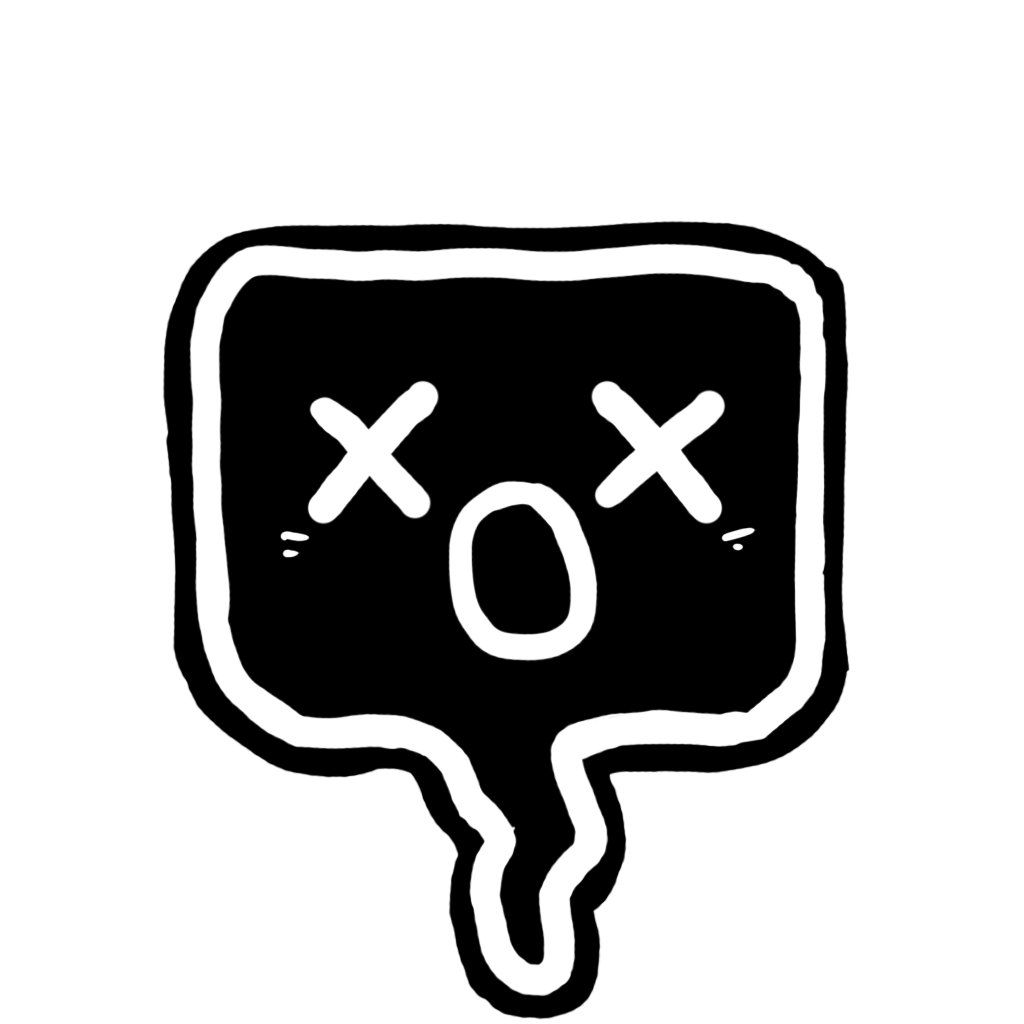
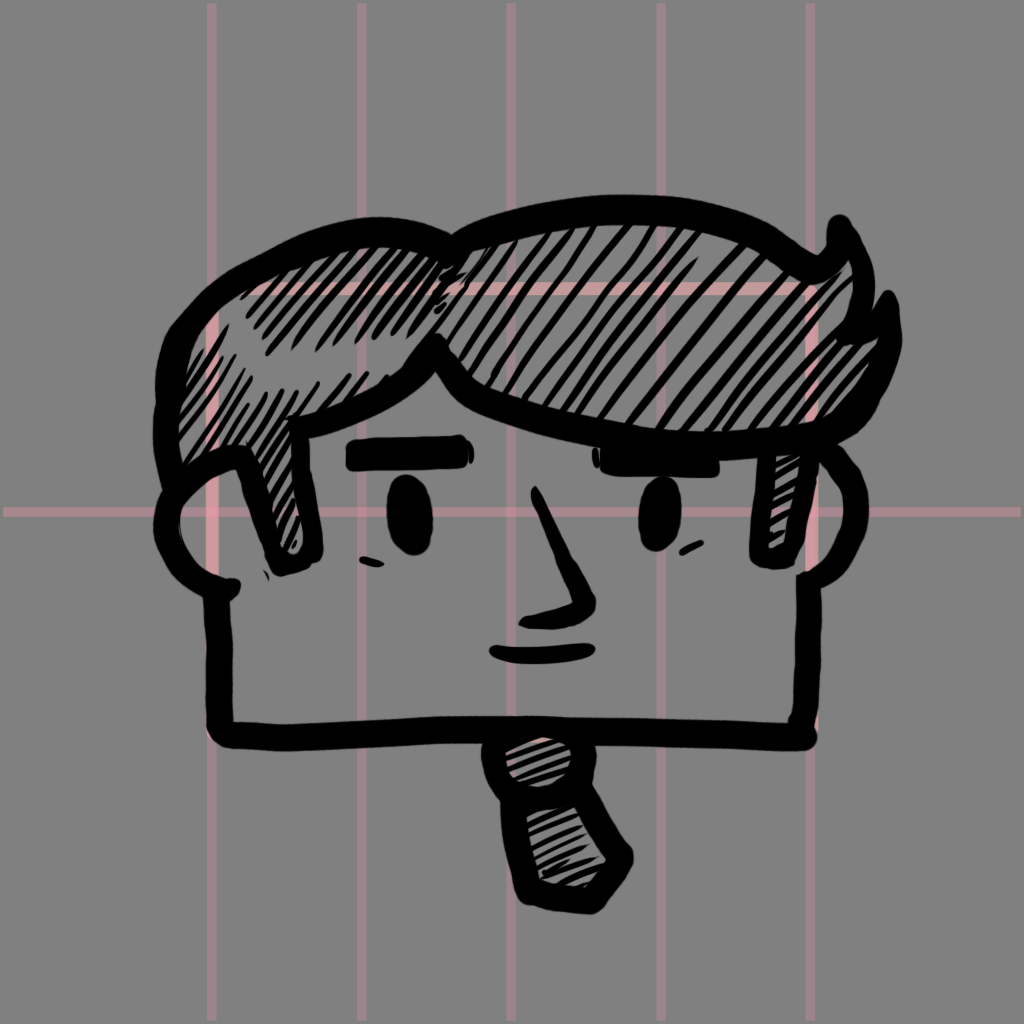
Layer changes from the first 1024 x 1024 image to the second:
added group "TIM" with 6 layers above "MEATBOY" over [151, 193, 904, 916]
added layer "Layer 40" in group "TIM" over [496, 727, 616, 893]
added layer "Layer 44" in group "TIM" over [163, 199, 903, 563]
added layer "Layer 43" in group "TIM" over [488, 485, 817, 744]
added layer "Layer 42" in group "TIM" over [344, 433, 722, 479]
added layer "Layer 41" in group "TIM" over [385, 472, 434, 557]
added layer "Layer 39" in group "TIM" over [151, 193, 904, 916]
moved "Layer 7" into group "Ghost" over [189, 243, 828, 997]
moved "Layer 8" into group "Ghost" over [190, 244, 834, 978]
moved "Layer 9" into group "Ghost" over [162, 220, 850, 1020]
showed group "ref" (2nd of 2) (7 layers) over [3, 3, 1021, 1021]
showed "Layer 0" over [0, 0, 1024, 1024]
